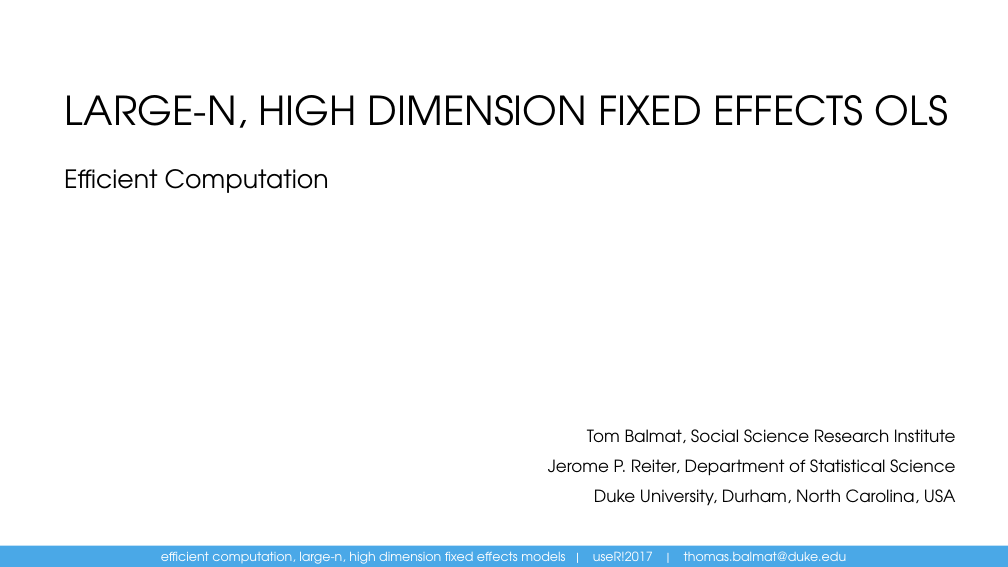
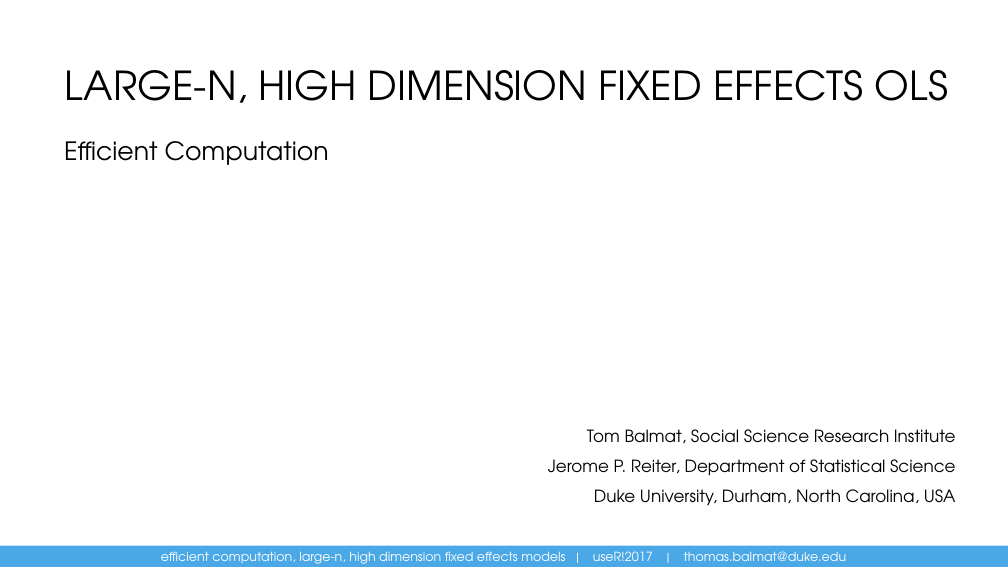
Before and after one commit to DukeSynthProj/FixedEffectsSolutionResources, a slide deck: slide 1 of EfficientComputationFixedEffectsRConference.pptx. Drawn at 1008x567 pixels with LibreOffice and Linux fonts; fonts in the diff are those of the drawing. Boxes give left, top, right and bottom in pixels: in the first picture for what was removed or moved away, otherwise in the second. Text is boxed around its words. In the diff, an @@ line names an element or a change of style, - is before the commit and + after.

```diff
--- a/EfficientComputationFixedEffectsRConference.pptx
+++ b/EfficientComputationFixedEffectsRConference.pptx
@@ title "LARGE-N, HIGH DIMENSION FIXED EFFECTS ...": place and size @@
-title "LARGE-N, HIGH DIMENSION FIXED EFFECTS ..." at [64,95,948,128]
+title "LARGE-N, HIGH DIMENSION FIXED EFFECTS ..." at [64,70,948,103]
@@ subtitle "Efficient Computation": place and size @@
-subtitle "Efficient Computation" at [64,169,329,193]
+subtitle "Efficient Computation" at [64,141,329,165]
```
Also in this commit, not shown: 25 other slides changed.
